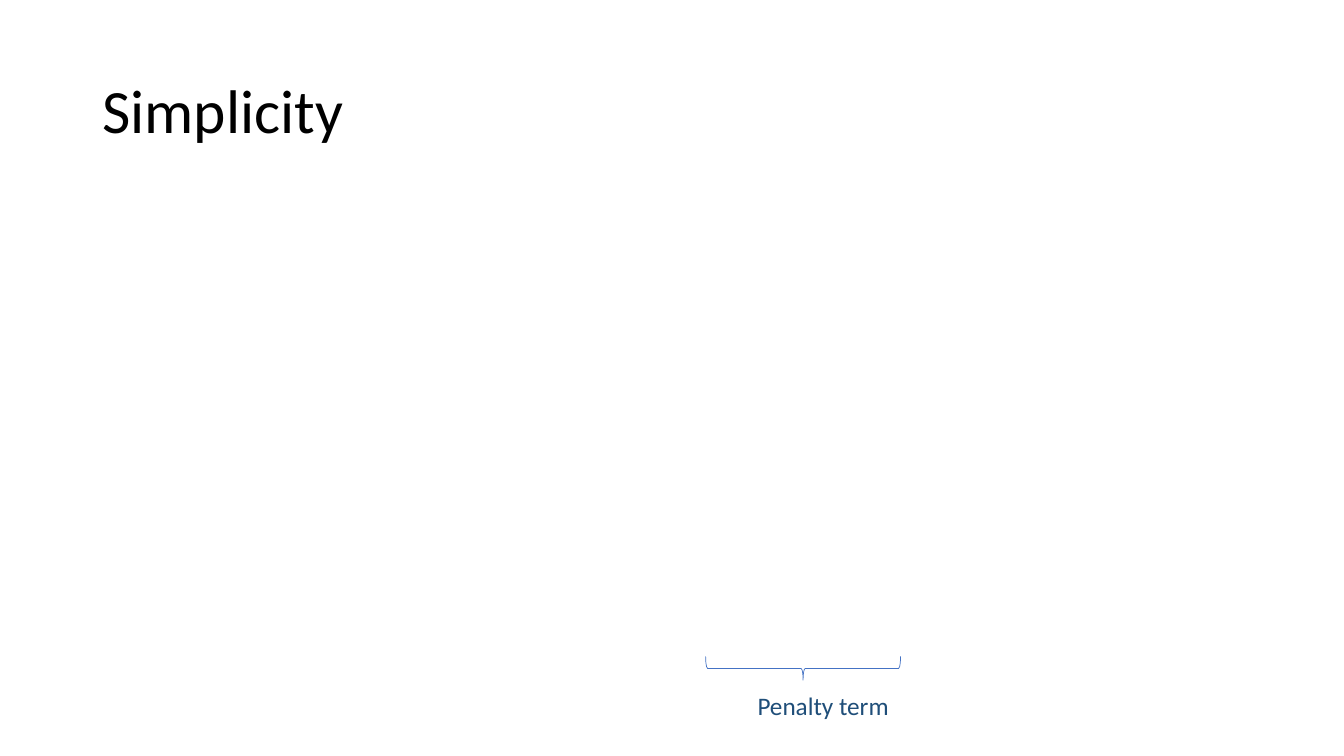
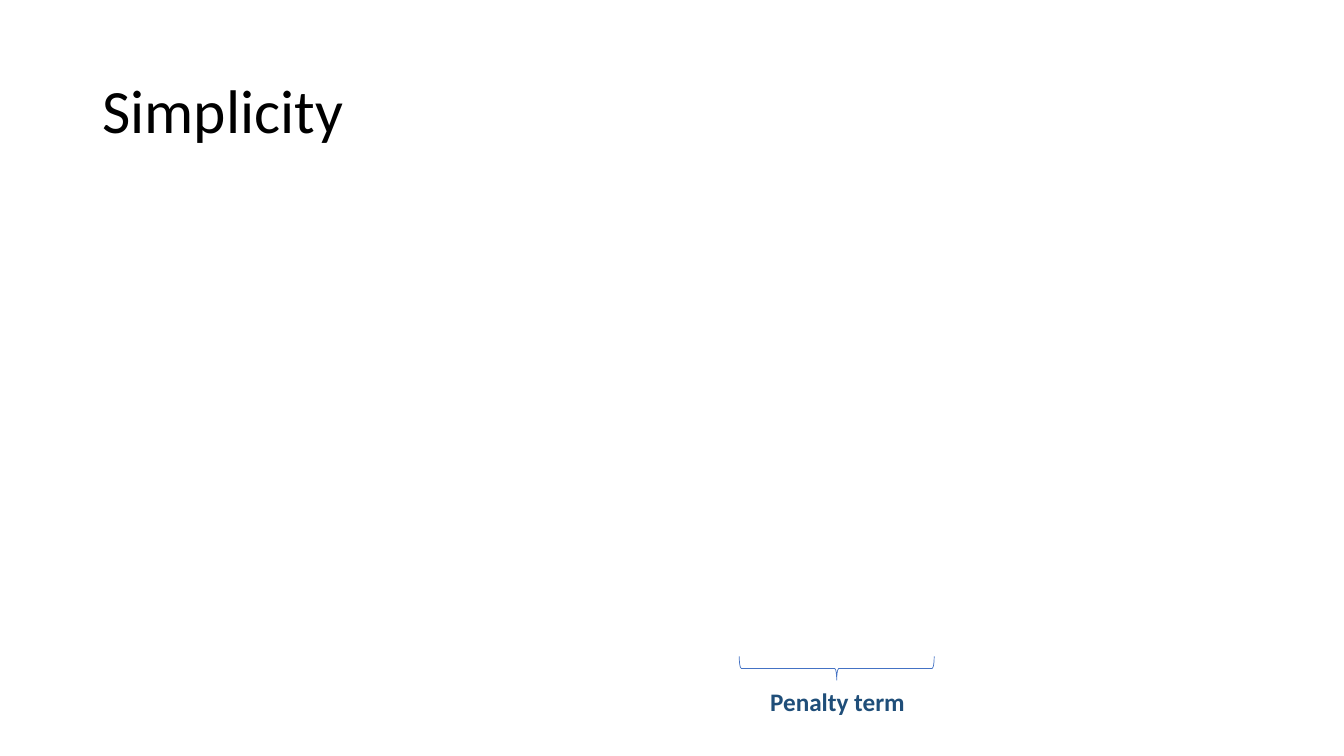
Before and after one commit to mhahsler/CS7320-AI, a slide deck: slide 10 of slides/19_ML_intro.pptx (slide 9 before the commit). Drawn at 1344x756 pixels with LibreOffice and Linux fonts; fonts in the diff are those of the drawing; grey boxes stand for pictures. Boxes give left, top, right and bottom in pixels: in the first picture for what was removed or moved away, otherwise in the second. Text is boxed around its words. In the diff, an @@ line names an element or a change of style, - is before the commit and + after.

```diff
--- a/slides/19_ML_intro.pptx
+++ b/slides/19_ML_intro.pptx
@@ right brace: place and size @@
-right brace at [706,656,901,680]
+right brace at [740,656,934,680]
@@ text "Penalty term": place and size @@
-text "Penalty term" at [758,697,889,719]
+text "Penalty term" at [770,693,905,715]
@@ text "Penalty term" at [770,693,905,715]: bold on @@
```
Also in this commit, not shown: 2 other slides changed, 1 slide added, 2 slides removed, 1 other file.
